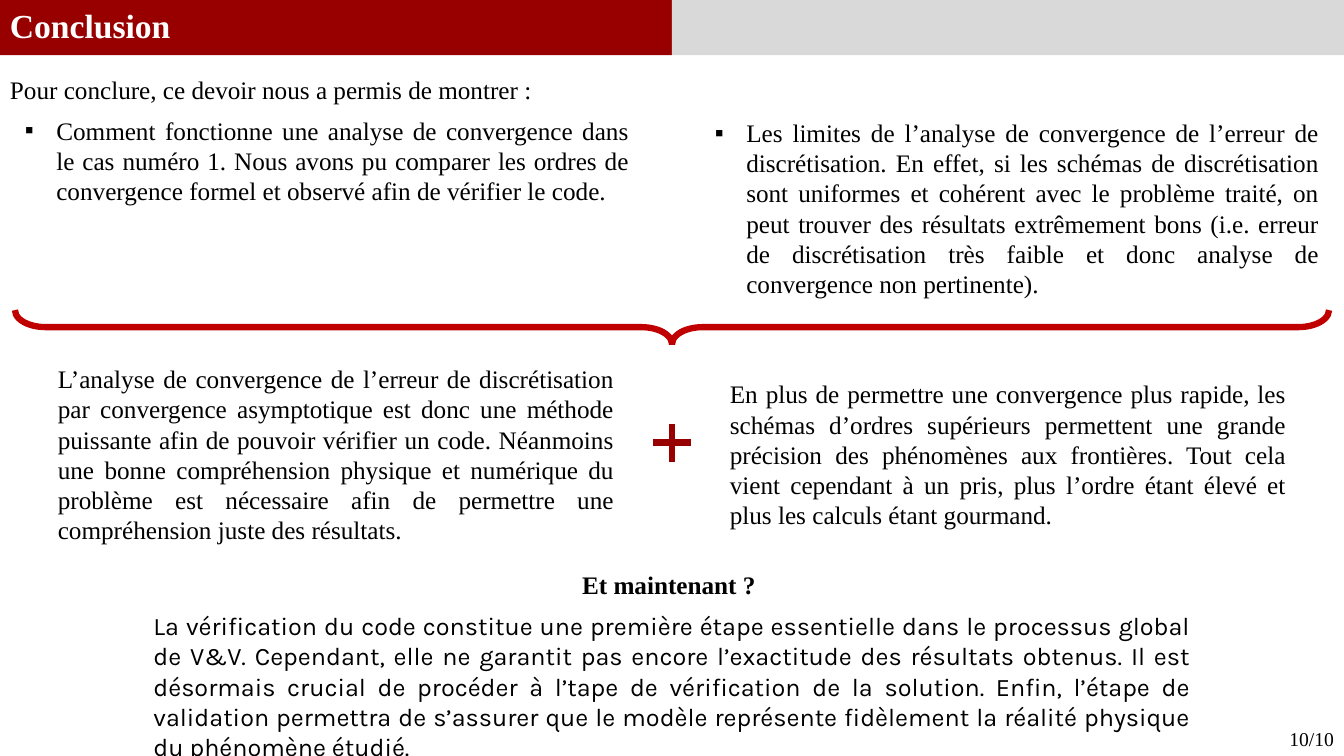
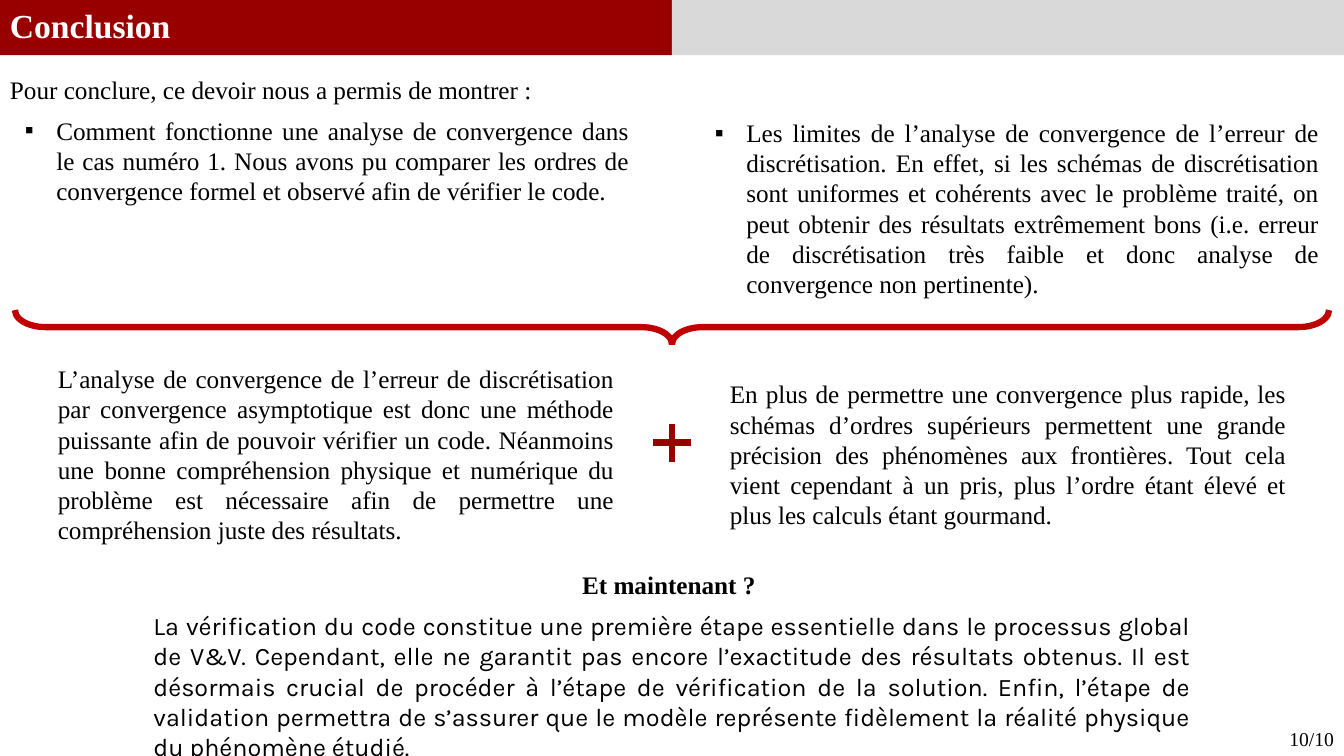
Before and after one commit to GauthierBRUNEL/MEC8211_devoir_2, a slide deck: slide 10 of doc/Rapport_Devoir1.pptx. Drawn at 1344x756 pixels with LibreOffice and Linux fonts; fonts in the diff are those of the drawing. Boxes give left, top, right and bottom in pixels: in the first picture for what was removed or moved away, otherwise in the second. Text is boxed around its words. In the diff, an @@ line names an element or a change of style, - is before the commit and + after.

```diff
--- a/doc/Rapport_Devoir1.pptx
+++ b/doc/Rapport_Devoir1.pptx
@@ text at (x1=746, y1=124, x2=1319, y2=299): text changed @@
-▪ Les limites de l’analyse de convergence de l’erreur de discrétisation. En effet, si les schémas de discrétisation sont uniformes et cohérent avec le problème traité, on peut trouver des résultats extrêmement bons (i.e. erreur de discrétisation très faible et donc analyse de convergence non pertinente).
+▪ Les limites de l’analyse de convergence de l’erreur de discrétisation. En effet, si les schémas de discrétisation sont uniformes et cohérents avec le problème traité, on peut obtenir des résultats extrêmement bons (i.e. erreur de discrétisation très faible et donc analyse de convergence non pertinente).
@@ text at (x1=153, y1=616, x2=1190, y2=732): text changed @@
-La vérification du code constitue une première étape essentielle dans le processus global de V&V. Cependant, elle ne garantit pas encore l’exactitude des résultats obtenus. Il est désormais crucial de procéder à l’tape de vérification de la solution. Enfin, l’étape de validation permettra de s’assurer que le modèle représente fidèlement la réalité physique du phénomène étudié.
+La vérification du code constitue une première étape essentielle dans le processus global de V&V. Cependant, elle ne garantit pas encore l’exactitude des résultats obtenus. Il est désormais crucial de procéder à l’étape de vérification de la solution. Enfin, l’étape de validation permettra de s’assurer que le modèle représente fidèlement la réalité physique du phénomène étudié.
```
Also in this commit, not shown: 2 other slides changed.
